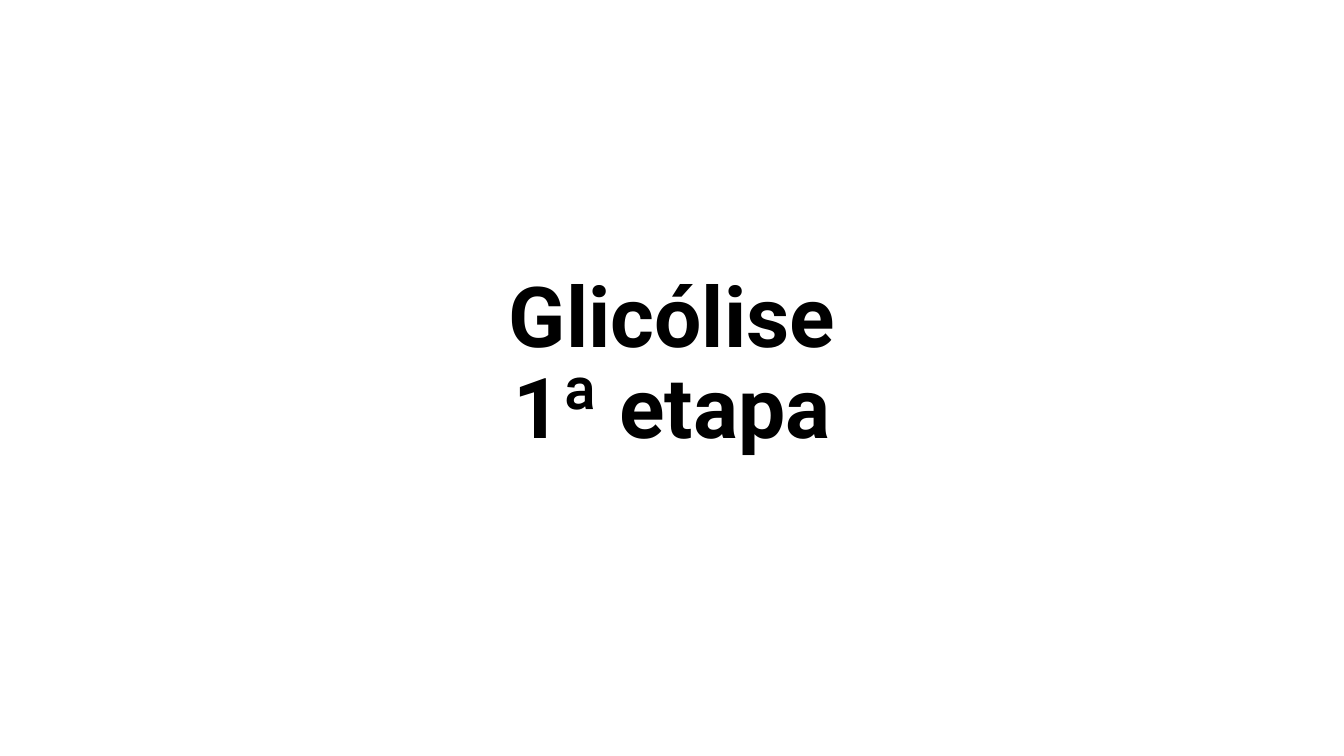
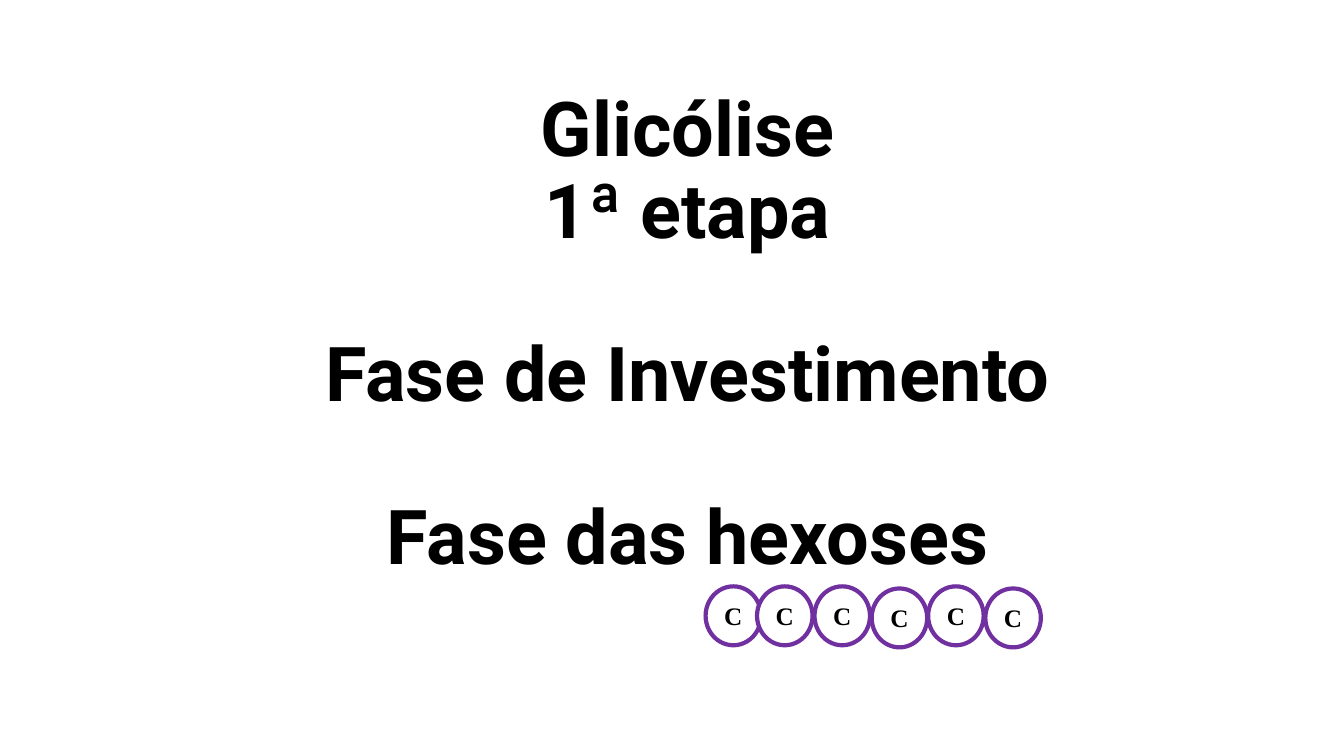
Before and after one commit to daniloasdotcom/Bioquimica-com-Danilo, a slide deck: slide 5 of static/aulas/glicolise.pptx. Drawn at 1344x756 pixels with LibreOffice and Linux fonts; fonts in the diff are those of the drawing. Boxes give left, top, right and bottom in pixels: in the first picture for what was removed or moved away, otherwise in the second. Text is boxed around its words. In the diff, an @@ line names an element or a change of style, - is before the commit and + after.

```diff
--- a/static/aulas/glicolise.pptx
+++ b/static/aulas/glicolise.pptx
@@ title at box(325, 99, 1049, 565): text changed; size 60 to 54 pt @@
-Glicólise
-1ª etapa
+Glicólise
+1ª etapa
+Fase de Investimento
+Fase das hexoses
@@ group added at box(706, 587, 1042, 647): 6 ellipses @@
+C
+C
+C
+C
+C
+C
```
Also in this commit, not shown: 18 other slides changed, 1 other file.
